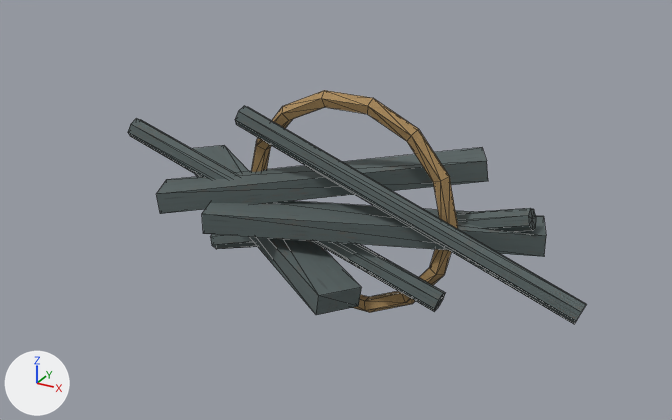
Before and after pictures for a commit that changed the OBJ model Assets/ProjectOEN/ProductionArt/Meshes/props_tools/pr-012_scrap_metal_bundle__small.obj.
One viewpoint serves both versions: a camera (50 mm lens) standing at (0.66, -1.24, 0.717) and looking at (-0.003, -0.034, 0.114). Lighting does not change. The marker at lower left points along +X, +Y and +Z. The picture after the commit comes second. Mesh edges are drawn as thin lines. Where no turn or scale is listed for an object, it has been applied to the vertices. Vertices at exactly the same position are counted once.

Before the edit, the objects in view are built like this:
```python
me_pr_012_scrap_metal_bundle__small = bpy.data.meshes.new('pr-012_scrap_metal_bundle__small')
me_pr_012_scrap_metal_bundle__small.from_pydata(...)  # 142 vertices, 260 faces; spans x -0.414..0.407, y -0.175..0.175, z -0.079..0.299
# faces by material slot: [120, 140]
me_pr_012_scrap_metal_bundle__small.materials.append(mat_metal)  # picture img_metal_albedo_png
me_pr_012_scrap_metal_bundle__small.materials.append(mat_rope)  # picture img_rope_albedo_png
ob_pr_012_scrap_metal_bundle__small = bpy.data.objects.new('pr-012_scrap_metal_bundle__small', me_pr_012_scrap_metal_bundle__small)
ob_pr_012_scrap_metal_bundle__small.location = (0.0, 0.0, 0.0)
```
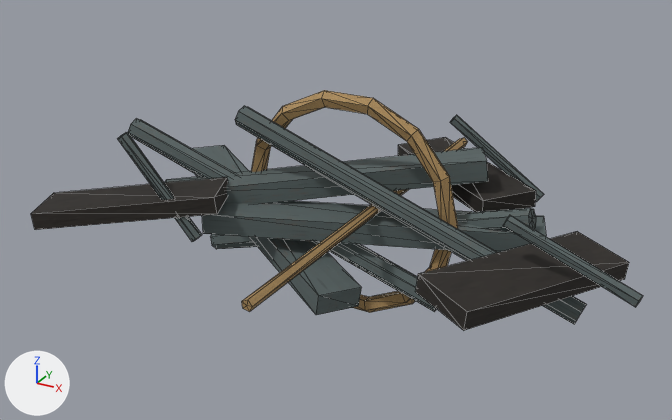
Where the change shows, as pixel boxes (x1, y1, x2, y2) in the pictures (672 x 420 px):
'pr-012_scrap_metal_bundle__small', reshaped (34% wider): before (128, 90, 586, 324); after (31, 90, 643, 330)
part 1 of me_pr_012_scrap_metal_bundle__small, added: after (118, 132, 202, 242)
part 2 of me_pr_012_scrap_metal_bundle__small, added: after (450, 115, 544, 202)
part 3 of me_pr_012_scrap_metal_bundle__small, added: after (503, 215, 643, 307)
part 4 of me_pr_012_scrap_metal_bundle__small, added: after (31, 177, 228, 230)
part 5 of me_pr_012_scrap_metal_bundle__small, added: after (242, 137, 629, 330)

The change, as a diff of the scene's bpy script:
```diff
--- a/Assets/ProjectOEN/ProductionArt/Meshes/props_tools/pr-012_scrap_metal_bundle__small.obj.py
+++ b/Assets/ProjectOEN/ProductionArt/Meshes/props_tools/pr-012_scrap_metal_bundle__small.obj.py
@@ me_pr_012_scrap_metal_bundle__small @@
 # verts and faces of me_pr_012_scrap_metal_bundle__small; kept vertices keep their numbers, new ones are numbered from 142
-me_pr_012_scrap_metal_bundle__small.from_pydata(...)  # 142 vertices, 260 faces; spans x -0.414..0.407, y -0.175..0.175, z -0.079..0.299
+me_pr_012_scrap_metal_bundle__small.from_pydata(...)  # 220 vertices, 388 faces; spans x -0.458..0.496, y -0.379..0.332, z -0.079..0.299
+# me_pr_012_scrap_metal_bundle__small part 1: a new loose piece of 14 vertices spanning x -0.314..-0.166, y -0.189..-0.171, z 0.079..0.241, in mat_metal (picture img_metal_albedo_png)
+# me_pr_012_scrap_metal_bundle__small part 2: a new loose piece of 14 vertices spanning x 0.092..0.268, y 0.191..0.209, z 0.094..0.226, in mat_metal (picture img_metal_albedo_png)
+# me_pr_012_scrap_metal_bundle__small part 3: a new loose piece of 14 vertices spanning x 0.304..0.496, y -0.129..-0.111, z 0.113..0.207, in mat_metal (picture img_metal_albedo_png)
+# me_pr_012_scrap_metal_bundle__small part 4
+verts[142] = (-0.454, -0.195, 0.084)
+verts[143] = (-0.458, -0.195, 0.112)  # pixel (53, 192)
+verts[144] = (-0.414, -0.287, 0.09)  # pixel (34, 229)
+verts[145] = (-0.418, -0.287, 0.118)  # pixel (30, 213)
+for new, old in zip([*range(146, 150)], [*range(142, 146)]): verts[new] = verts[old] + (0.272, 0.122, 0.038)
+faces += [(142, 146, 147), (142, 147, 143), (144, 145, 148), (145, 149, 148), (142, 143, 144), (143, 145, 144)]  # mat_char (picture img_char_albedo_png)
+faces += [(146, 148, 149), (146, 149, 147), (143, 147, 149), (143, 149, 145), (144, 148, 146), (142, 144, 146)]  # mat_char (picture img_char_albedo_png)
+# me_pr_012_scrap_metal_bundle__small part 5
+# 28 vertices are added at x -0.029..0.455, y -0.379..0.332, z 0.094..0.146
+# 24 new faces join them, mat_char (picture img_char_albedo_png)
+# 20 new faces join them, mat_rope (picture img_rope_albedo_png)
 me_pr_012_scrap_metal_bundle__small.materials.append(mat_metal)
 me_pr_012_scrap_metal_bundle__small.materials.append(mat_rope)
+me_pr_012_scrap_metal_bundle__small.materials.append(mat_char)  # picture img_char_albedo_png
```
